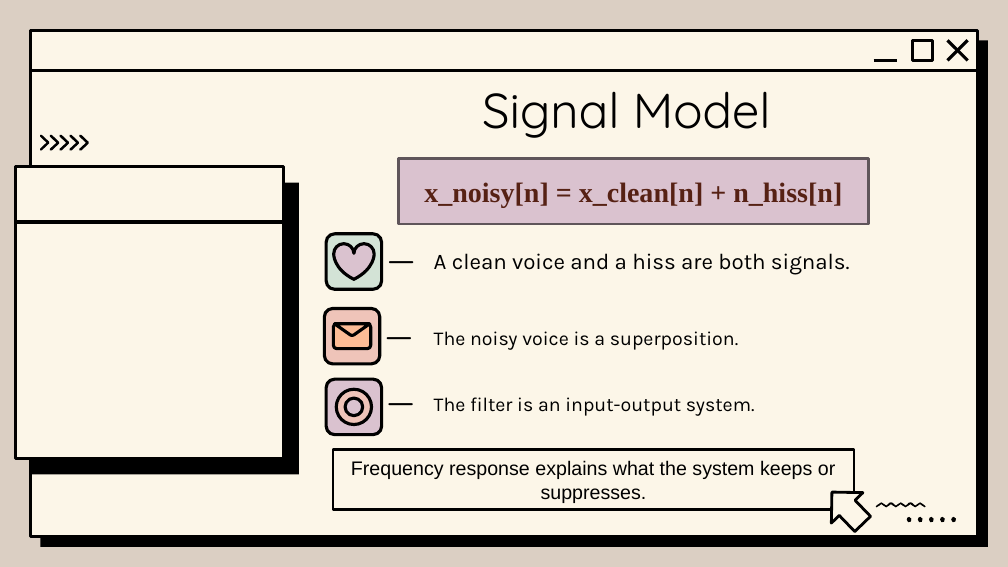
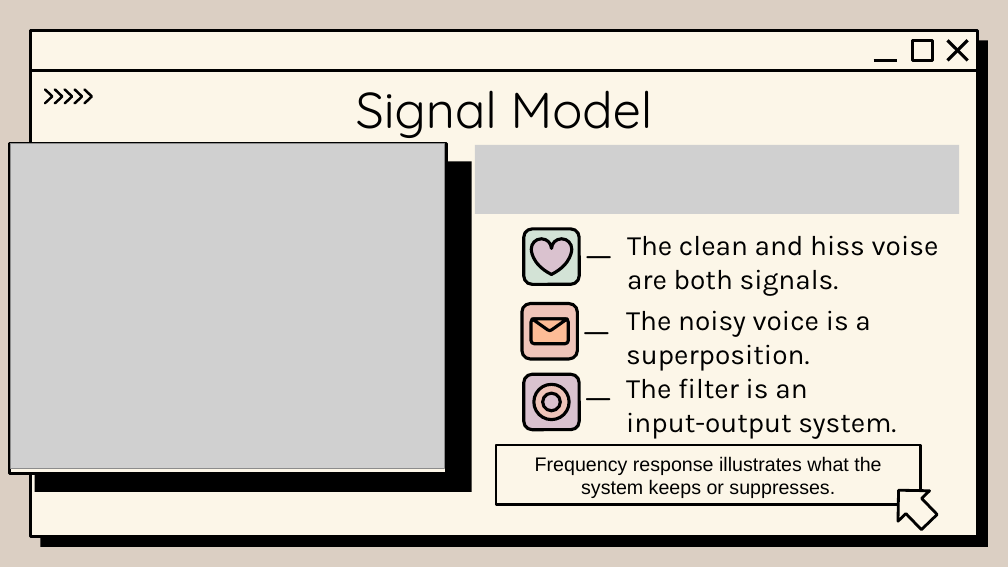
Before and after one commit to Xiejz959/2026-Signal-System-Pres, a slide deck: slide 8 of Slide/Slide_draft_4.0.pptx. Drawn at 1008x567 pixels with LibreOffice and Linux fonts; fonts in the diff are those of the drawing; grey boxes stand for pictures; background and template pictures are left out. Boxes give left, top, right and bottom in pixels: in the first picture for what was removed or moved away, otherwise in the second. Text is boxed around its words. In the diff, an @@ line names an element or a change of style, - is before the commit and + after.

```diff
--- a/Slide/Slide_draft_4.0.pptx
+++ b/Slide/Slide_draft_4.0.pptx
@@ freeform shape: place and size @@
-freeform shape at box(39, 133, 90, 151)
+freeform shape at box(43, 88, 94, 106)
@@ title "Signal Model": place and size @@
-title "Signal Model" at box(482, 91, 771, 138)
+title "Signal Model" at box(356, 90, 653, 138)
@@ title "Signal Model" at box(356, 90, 653, 138): size 35 to 36 pt @@
@@ rounded rectangle: place and size @@
-rounded rectangle at box(15, 166, 283, 458)
+rounded rectangle at box(9, 143, 447, 474)
@@ picture added at box(10, 144, 445, 469) @@
@@ picture added at box(475, 145, 959, 214) @@
@@ rounded rectangle: place and size @@
-rounded rectangle at box(31, 182, 299, 474)
+rounded rectangle at box(34, 161, 472, 492)
@@ rectangle removed at box(399, 158, 869, 224) @@
-x_noisy[n] = x_clean[n] + n_hiss[n]
@@ line moved from (16, 222) - (282, 222) to (10, 206) - (445, 206) @@
@@ subtitle at box(627, 236, 939, 296): text changed; size 16 to 20 pt @@
-A clean voice and a hiss are both signals.
+The clean and hiss voise are both signals.
@@ 3 freeform shapes, 3 rounded rectangles, 1 donut: place and size @@
-3 freeform shapes, 3 rounded rectangles, 1 donut at box(325, 234, 382, 434)
+3 freeform shapes, 3 rounded rectangles, 1 donut at box(522, 229, 580, 429)
@@ text at box(626, 310, 870, 371): text changed; size 14 to 20 pt @@
-The noisy voice is a superposition.
+The noisy voice is a
+superposition.
@@ 2 texts, 1 subtitle: place and size @@
-2 texts, 1 subtitle at box(375, 233, 421, 430)
+2 texts, 1 subtitle at box(573, 228, 619, 425)
@@ text at box(626, 378, 896, 439): text changed; size 14 to 20 pt @@
-The filter is an input-output system.
+The filter is an
+input-output system.
@@ rectangle "Frequency response illustrates what the ...": place and size @@
-rectangle "Frequency response illustrates what the ..." at box(333, 450, 854, 510)
+rectangle "Frequency response illustrates what the ..." at box(496, 445, 920, 505)
@@ text in rectangle at box(535, 456, 881, 498): text changed @@
-Frequency response explains what the system keeps or suppresses.
+Frequency response illustrates what the system keeps or suppresses.
@@ up arrow: place and size @@
-up arrow at box(816, 477, 878, 539)
+up arrow at box(883, 475, 945, 537)
@@ freeform shape removed at box(876, 502, 926, 508) @@
@@ freeform shape removed at box(906, 517, 957, 524) @@
```
Also in this commit, not shown: 13 other slides changed, 1 slide added, 2 slides removed, 5 other files.
